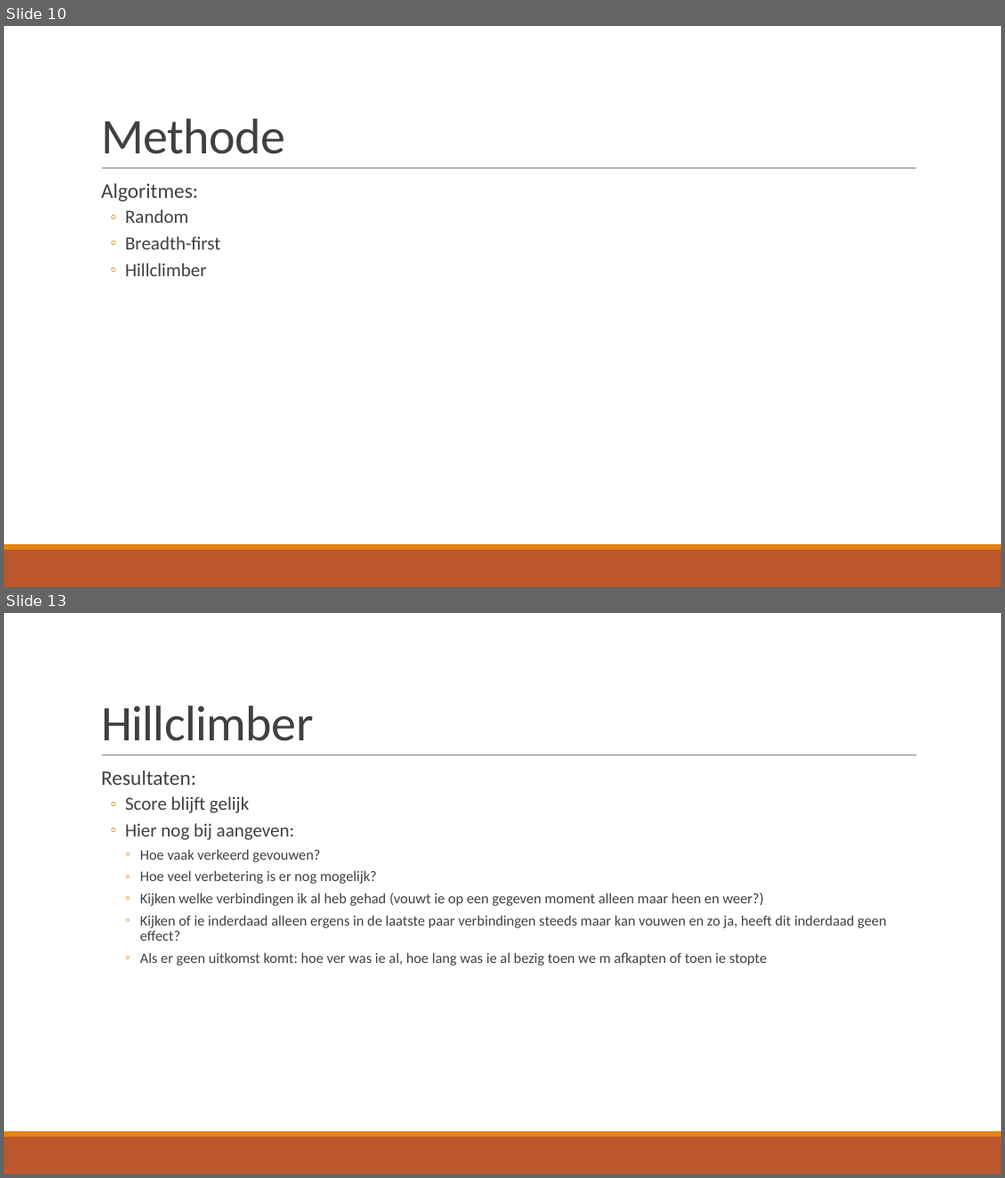
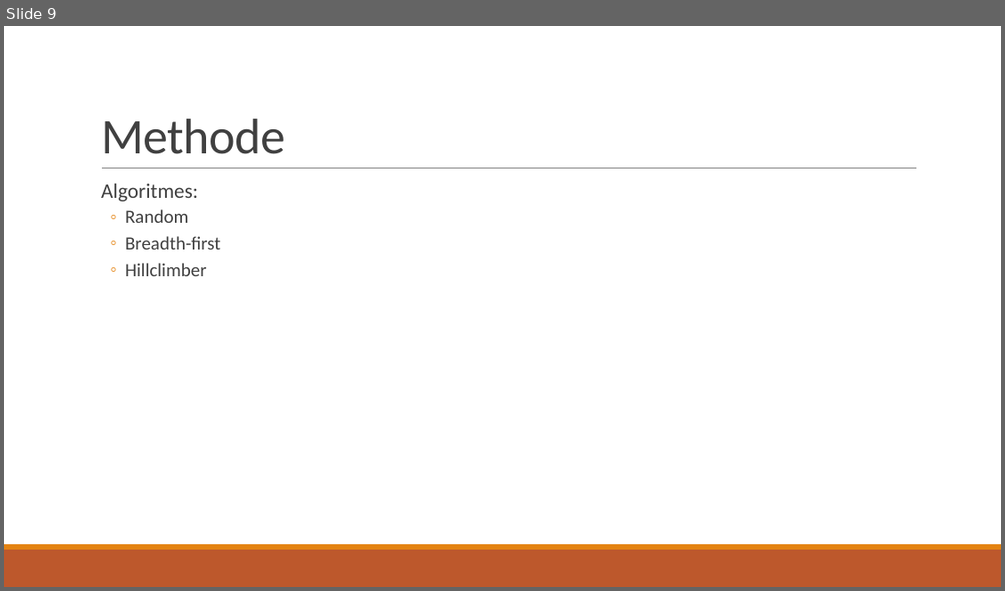
Before and after one commit to LunarLite/Proteasen, a slide deck: Presentations/Proteasen - week 1.pptx. Shown one above the other, each under a label of ours: slides 10 and 13 before the commit, slide 9 after it; the slides between them are not shown. The pictures are 1005x1178 and 1005x591 pixels, drawn with LibreOffice and Linux fonts; fonts in the diff are those of the drawing. Boxes give left, top, right and bottom in pixels: in the first picture for what was removed or moved away, otherwise in the second. Text is boxed around its words. In the diff, an @@ line names an element or a change of style, - is before the commit and + after.

```diff
--- a/Presentations/Proteasen - week 1.pptx
+++ b/Presentations/Proteasen - week 1.pptx
@@ slide 13 removed at <box>4,613,1001,1174</box>, background #FFFFFF; not listed: 3 template elements that a slide beside it also shows @@
@@ title removed at <box>101,706,313,741</box> @@
-Hillclimber
@@ text removed at <box>101,771,886,965</box> @@
-  Resultaten:
-  ◦ Score blijft gelijk
-  ◦ Hier nog bij aangeven:
-    ◦ Hoe vaak verkeerd gevouwen?
-    ◦ Hoe veel verbetering is er nog mogelijk?
-    ◦ Kijken welke verbindingen ik al heb gehad (vouwt ie op een gegeven moment alleen maar heen en weer?)
-    ◦ Kijken of ie inderdaad alleen ergens in de laatste paar verbindingen steeds maar kan vouwen en zo ja, heeft dit inderdaad geen effect?
-    ◦ Als er geen uitkomst komt: hoe ver was ie al, hoe lang was ie al bezig toen we m afkapten of toen ie stopte
@@ what was slide 10 is now slide 9 @@
```
Also in this commit, not shown: 1 slide changed, 3 slides added, 2 other slides removed.
